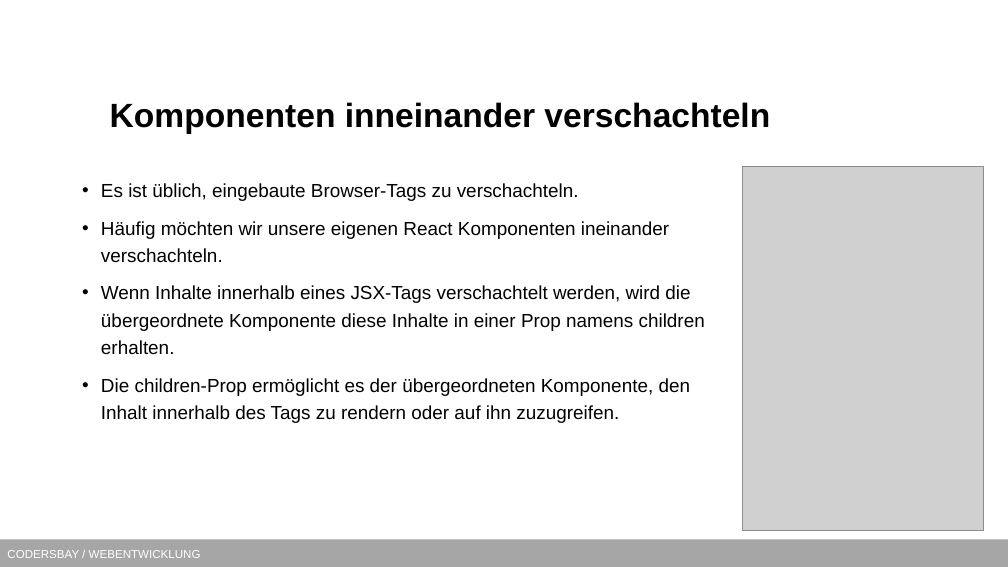
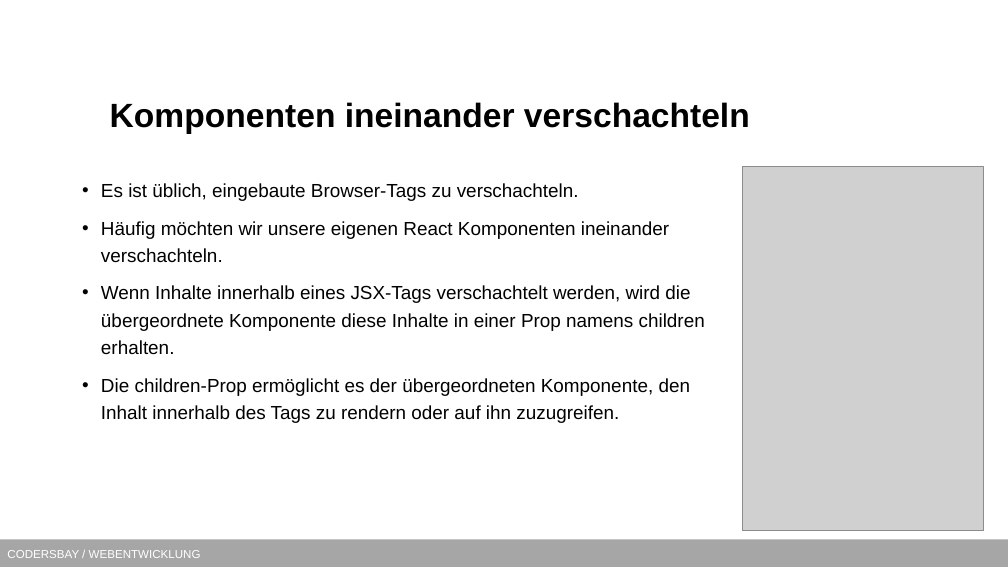
Before and after one commit to kodo89/Webentwicklung_23_24, a slide deck: slide 23 of 9. React/React.pptx (slide 22 before the commit). Drawn at 1008x567 pixels with LibreOffice and Linux fonts; fonts in the diff are those of the drawing; grey boxes stand for pictures; background and template pictures are left out. Boxes give left, top, right and bottom in pixels: in the first picture for what was removed or moved away, otherwise in the second. Text is boxed around its words. In the diff, an @@ line names an element or a change of style, - is before the commit and + after.

```diff
--- a/9. React/React.pptx
+++ b/9. React/React.pptx
@@ title at <box>110,102,750,134</box>: text changed @@
-Komponenten inneinander verschachteln
+Komponenten ineinander verschachteln
```
Also in this commit, not shown: 2 other slides changed, 1 slide added.
